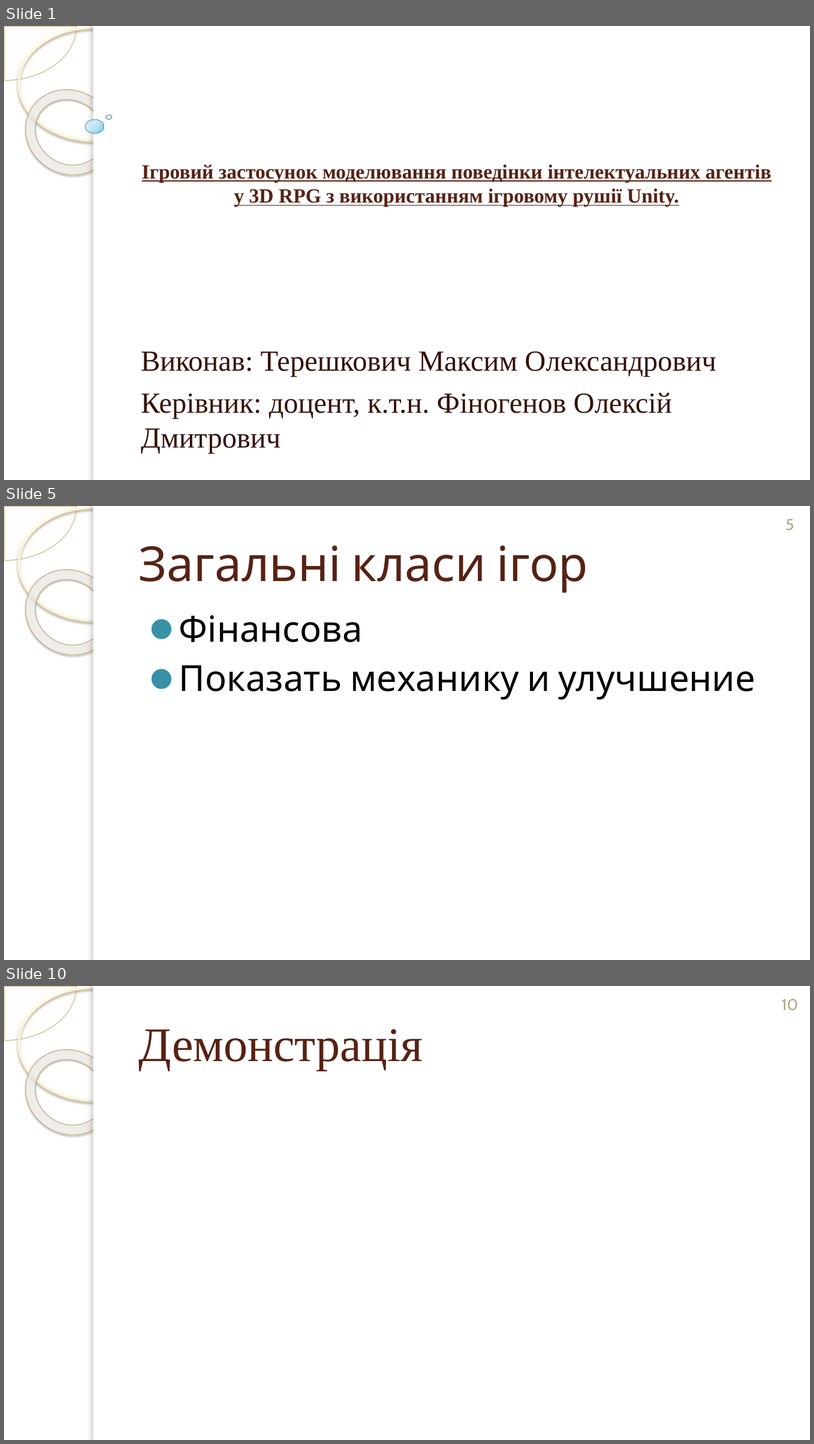
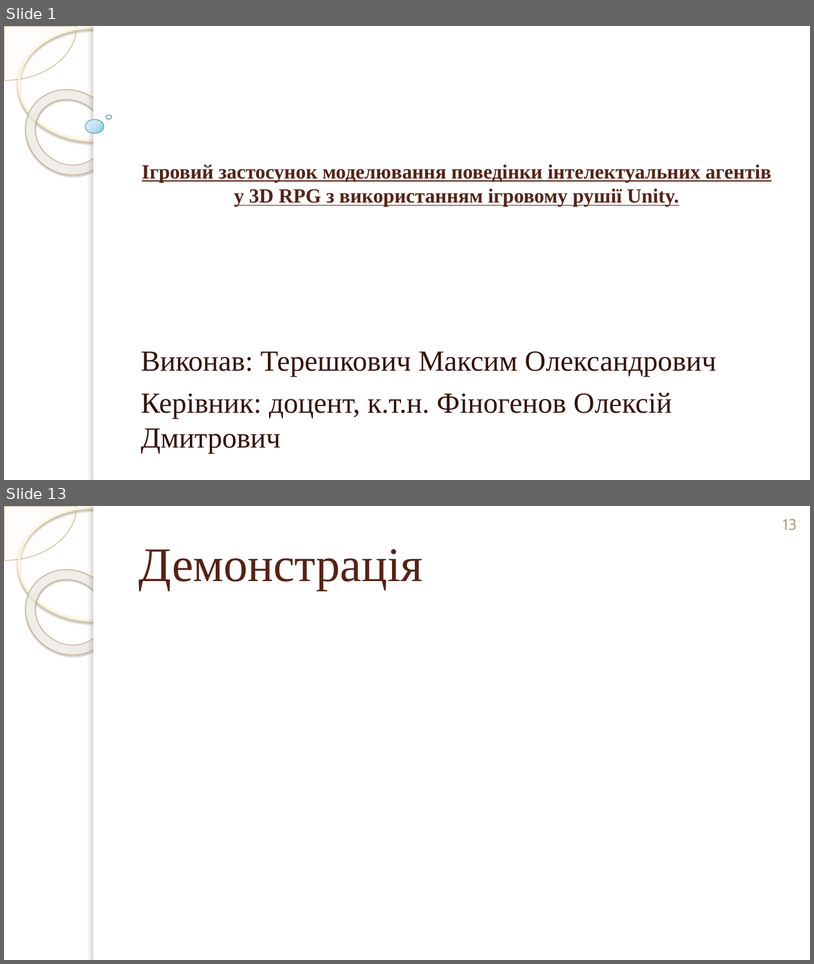
Before and after one commit to mcmcmax437/3D-RPG-Diploma-Thesis, a slide deck: Documents/Презентація_Терешкович_ІТ-02_ПредЗахист.pptx. Shown one above the other, each under a label of ours: slides 1, 5 and 10 before the commit, slides 1 and 13 after it; the slides between them are not shown. The pictures are 814x1444 and 814x964 pixels, drawn with LibreOffice and Linux fonts; fonts in the diff are those of the drawing; background and template pictures are left out. Boxes give left, top, right and bottom in pixels: in the first picture for what was removed or moved away, otherwise in the second. Text is boxed around its words. In the diff, an @@ line names an element or a change of style, - is before the commit and + after.

```diff
--- a/Documents/Презентація_Терешкович_ІТ-02_ПредЗахист.pptx
+++ b/Documents/Презентація_Терешкович_ІТ-02_ПредЗахист.pptx
@@ slide 5 removed at <box>4,506,810,960</box>, background picture (left out); not listed: 5 template elements that a slide beside it also shows @@
@@ page number removed at <box>786,519,794,530</box> @@
-5
@@ title removed at <box>138,546,588,593</box> @@
-Загальні класи ігор
@@ text removed at <box>179,615,756,700</box> @@
-⚫ Фінансова
-⚫ Показать механику и улучшение
@@ what was slide 10 is now slide 13 @@
@@ page number at <box>783,519,798,530</box>: text changed @@
-10
+13
```
Also in this commit, not shown: 7 slides changed, 5 slides added, 1 other slide removed, 12 other files.
